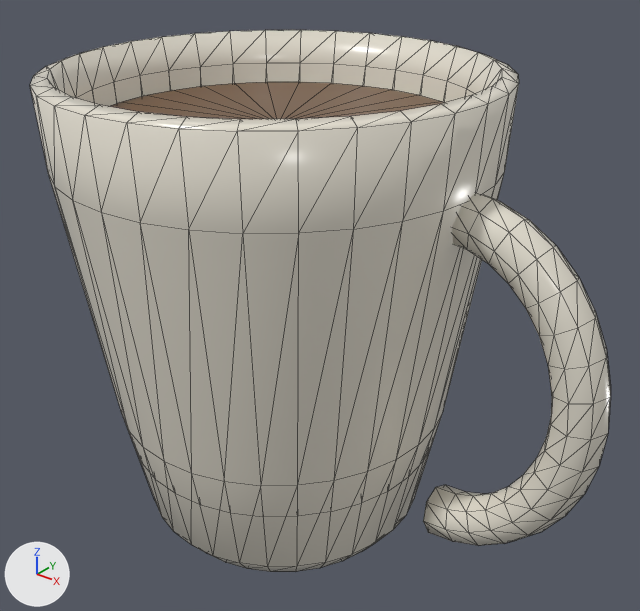
One commit to the glTF model public/models/mug.glb: the scene before it, then after it.
The view is the same before and after, from a 50 mm lens placed at (0.1106, -0.1256, 0.1375), pointed at (0.0105, -0.0005, 0.0599). Every picture has the same lights, and +X, +Y and +Z are marked at lower left. The first picture is the older version. Mesh edges are drawn as thin lines. Where no turn or scale is listed for an object, it has been applied to the vertices.

Names of what the first picture shows: 'mug / Atelier / espresso crema', 'mug / Atelier / ivory porcelain'.
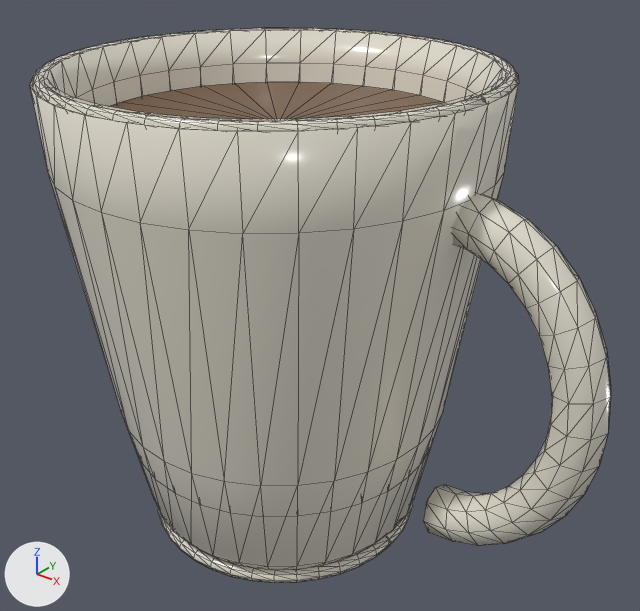
Boxes (x1, y1, x2, y2) around the edits, measured in the pictures (640 x 611 px):
'Polished rolled ceramic lip', added
    after: (32, 28, 518, 131)
'Thrown cup foot', added
    after: (158, 502, 413, 583)

What the commit changed:
In material 'Atelier / ivory porcelain' (mat_atelier___ivory_porcelain), roughness goes from 0.24 to 0.2.
In material 'Atelier / ivory porcelain' (mat_atelier___ivory_porcelain), coat_weight is now set to 0.22.
In material 'Atelier / ivory porcelain' (mat_atelier___ivory_porcelain), coat_roughness is now set to 0.15.
Mesh me_thrown_cup_foot is new.
It has 326 vertices, 652 faces and spans x -0.0295..0.0295, y -0.0295..0.0295, z -0.0015..0.0015.
It uses material mat_atelier___ivory_porcelain (white #e6e1d3).
Mesh me_polished_rolled_ceramic_lip is new.
It has 390 vertices, 780 faces and spans x -0.0437..0.0437, y -0.0437..0.0437, z -0.0012..0.0012.
It uses material mat_atelier___ivory_porcelain (white #e6e1d3).
Object 'Thrown cup foot' (ob_thrown_cup_foot) is new; it shows me_thrown_cup_foot.
Its location is (0.0, 0.0, 0.009).
Object 'Polished rolled ceramic lip' (ob_polished_rolled_ceramic_lip) is new; it shows me_polished_rolled_ceramic_lip.
Its location is (0.0, 0.0, 0.105).
